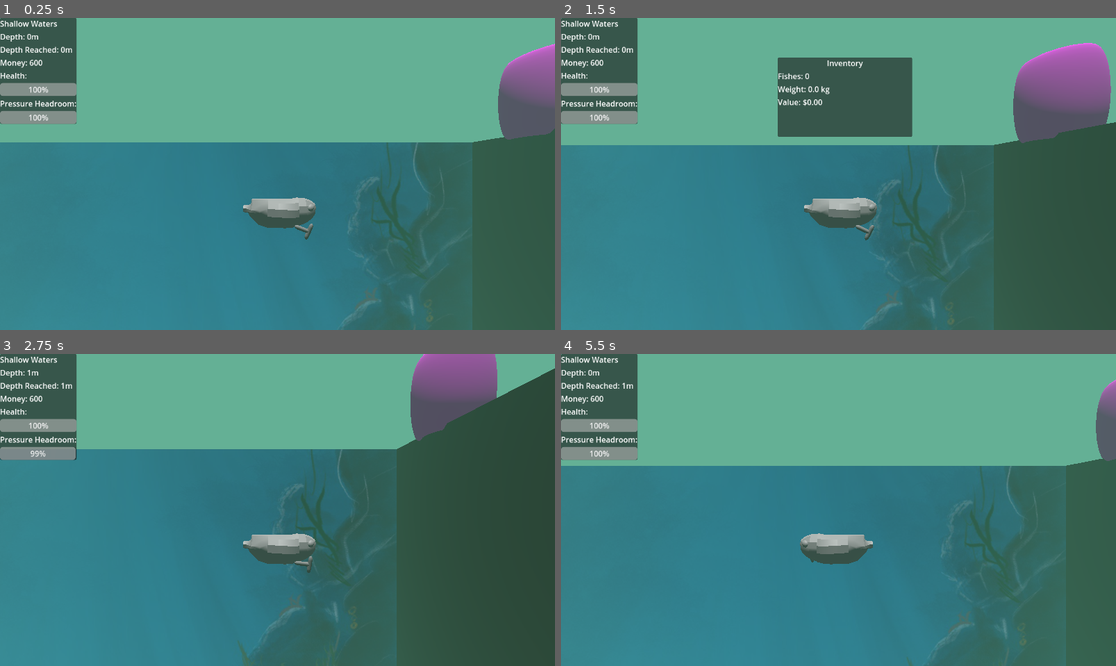
Above: before the commit, frames 1-4 (two rows, left to right).
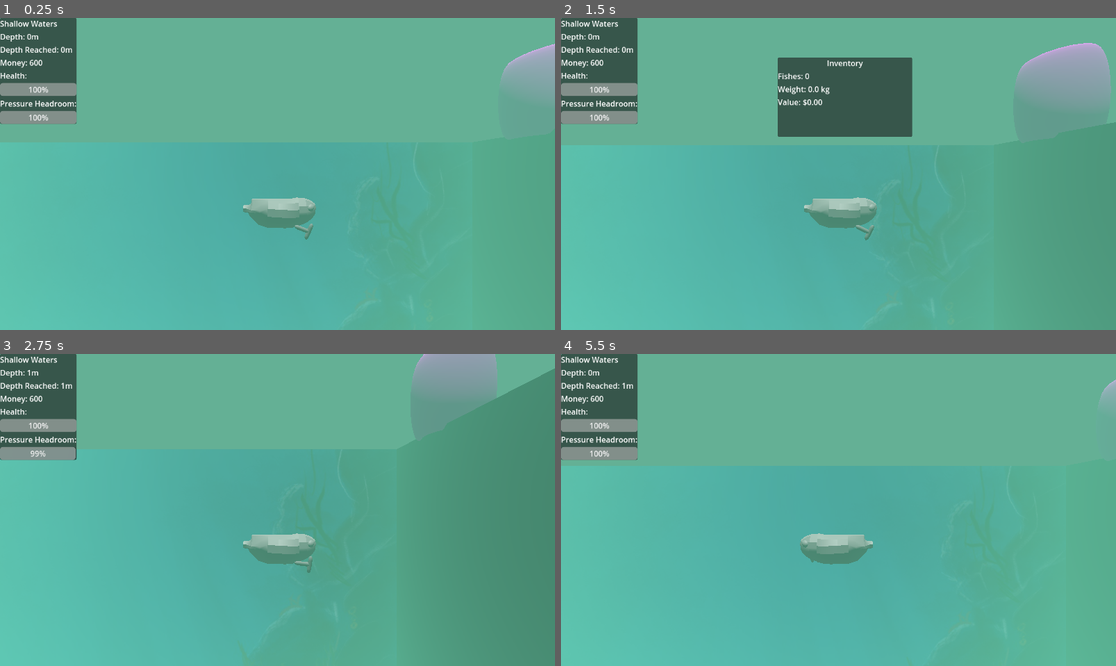
Above: after the commit, the same moments.

Repository: manusfishy/too-fishy
Game: Godot game, scene res://scenes/main_scene.tscn
Two runs of this game, one before a commit and one after it. Both use one fixed random seed, a clock stepped at 60 frames per second and the inputs below.
Inputs (mouse positions are in pixels of both pictures, inside the frame that each line leads up to):
- Up to frame 1 (0.25 s): no input
- Up to frame 2 (1.5 s): tap Enter at 0.5 s; move the mouse to (960, 158) at 0.52 s; hold Right (move_right) 0.53-1.28 s; tap Tab (inv_toggle) at 0.6 s; click (960, 158) at 0.67 s; move the mouse to (727, 189) at 1.27 s; hold Down (move_down) from 1.28 s (still down); tap Space (swing_pickaxe) at 1.35 s
- Up to frame 3 (2.75 s): move the mouse to (333, 441) at 2.02 s; release Down (move_down) at 2.03 s; hold Right (move_right) from 2.03 s (still down); tap Tab (inv_toggle) at 2.1 s
- Up to frame 4 (5.5 s): move the mouse to (810, 572) at 2.77 s; release Right (move_right) at 2.78 s; hold Up (move_up) 2.78-3.53 s; tap Space (swing_pickaxe) at 2.85, 3.5, 4.35 s; click (810, 572) at 2.92 s; move the mouse to (1005, 556) at 3.52 s; hold Left (move_left) 3.53-5.03 s; tap Tab (inv_toggle) at 3.6, 5.1 s; move the mouse to (672, 463) at 4.27 s; move the mouse to (866, 510) at 5.02 s; hold Down (move_down) from 5.03 s (still down); click (866, 510) at 5.17 s

The runs differ from the first frame. In frame 1, 63% of the frame differs, in the area x 0-100%, y 8-100%; in frame 2, 64%; in frame 3, 76%, in the area x 0-100%, y 0-100%; in frame 4, 65%.

Commit message:
removed extra folder

Diff:
--- a/scenes/player.tscn
+++ b/scenes/player.tscn
@@ -14,6 +14,7 @@
 [sub_resource type="Environment" id="Environment_fjrip"]
 fog_enabled = true
 fog_light_color = Color(0.0941176, 0.180392, 0.607843, 1)
+fog_density = 0.0476
 fog_sky_affect = 0.39
 volumetric_fog_density = 1000.0
 volumetric_fog_albedo = Color(0.054902, 0.317647, 1, 1)
--- a/scripts/player.gd
+++ b/scripts/player.gd
@@ -37,7 +37,7 @@
 	my_fish.weight = data.weight
 	my_fish.price = data.price
 	my_fish.id = data.id
-	GameState.inventory.items.append(my_fish)
+	GameState.inventory.add(my_fish)
 	return true
 
 func collision():
Not shown: 1 places in scenes/main_scene.tscn that only renumber resources
